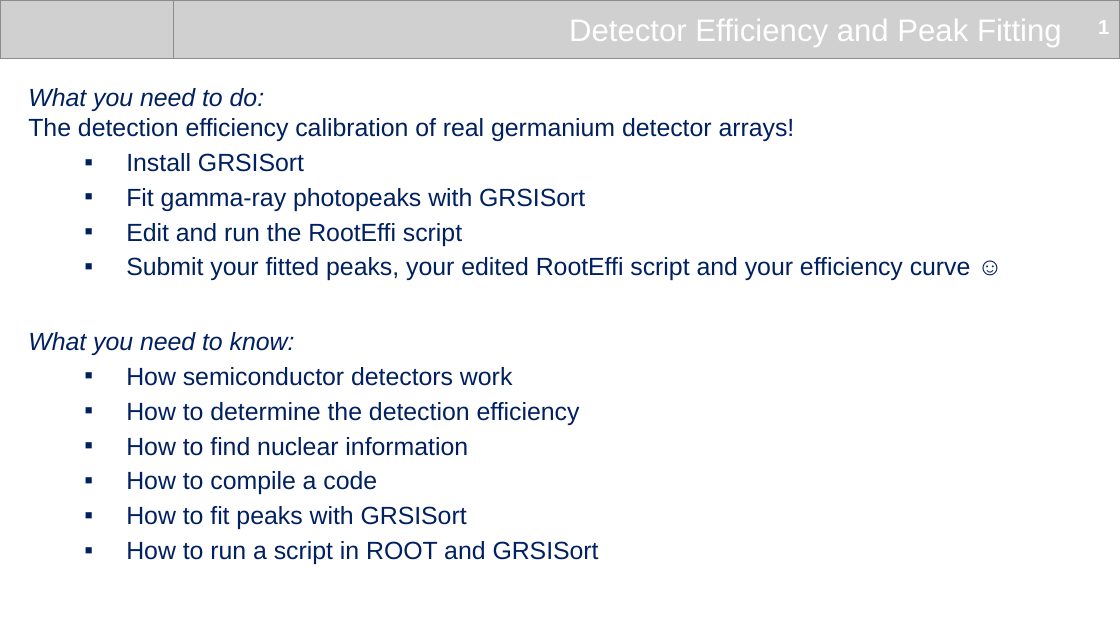
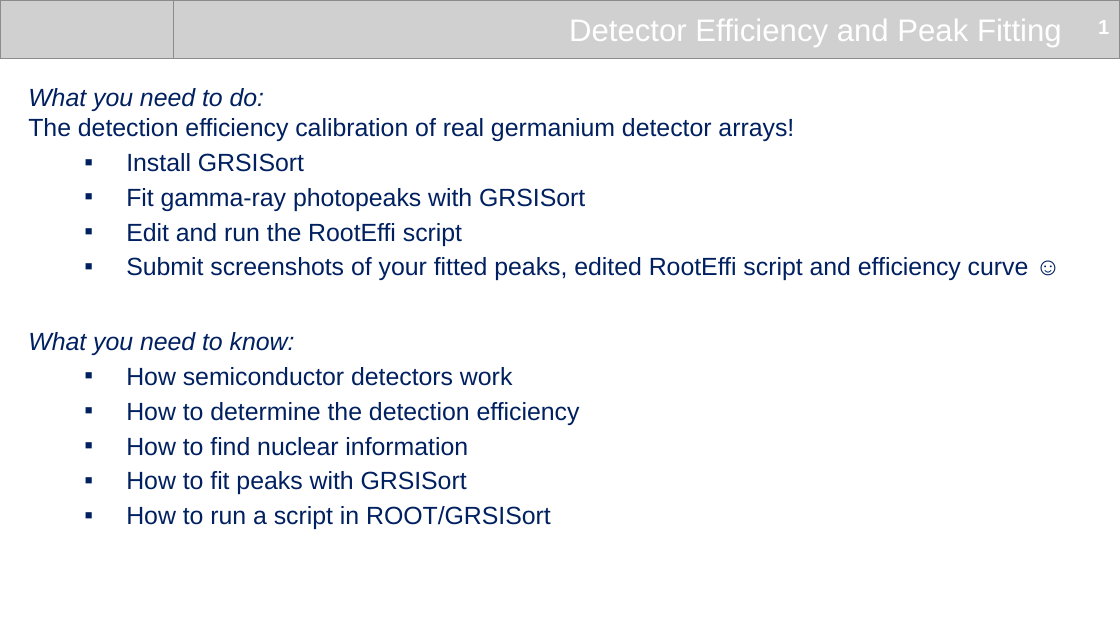
Before and after one commit to UWCNuclear/DetectorEfficiency, a slide deck: slide 1 of Introduction.pptx. Drawn at 1120x630 pixels with LibreOffice and Linux fonts; fonts in the diff are those of the drawing; grey boxes stand for pictures. Boxes give left, top, right and bottom in pixels: in the first picture for what was removed or moved away, otherwise in the second. Text is boxed around its words. In the diff, an @@ line names an element or a change of style, - is before the commit and + after.

```diff
--- a/Introduction.pptx
+++ b/Introduction.pptx
@@ text at [126, 257, 1029, 280]: text changed @@
-  ▪ Submit your fitted peaks, your edited RootEffi script and your efficiency curve ☺
+  ▪ Submit screenshots of your fitted peaks, edited RootEffi script and efficiency curve ☺
@@ text at [126, 471, 377, 494]: paragraph removed @@
-  ▪ How to compile a code
@@ text at [126, 506, 551, 529]: text changed @@
-  ▪ How to run a script in ROOT and GRSISort
+  ▪ How to run a script in ROOT/GRSISort
```
Also in this commit, not shown: 2 slides removed, 1 other file.
